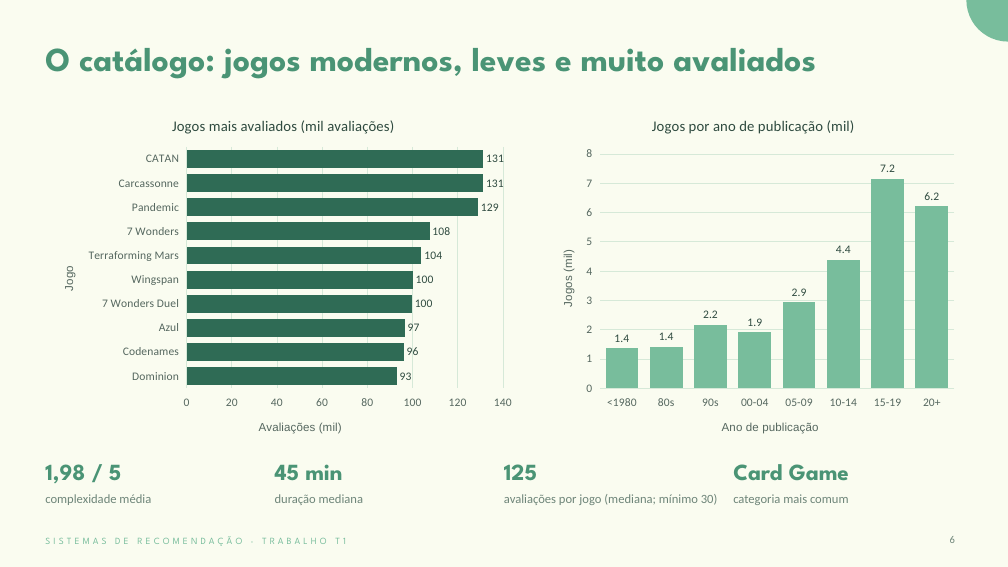
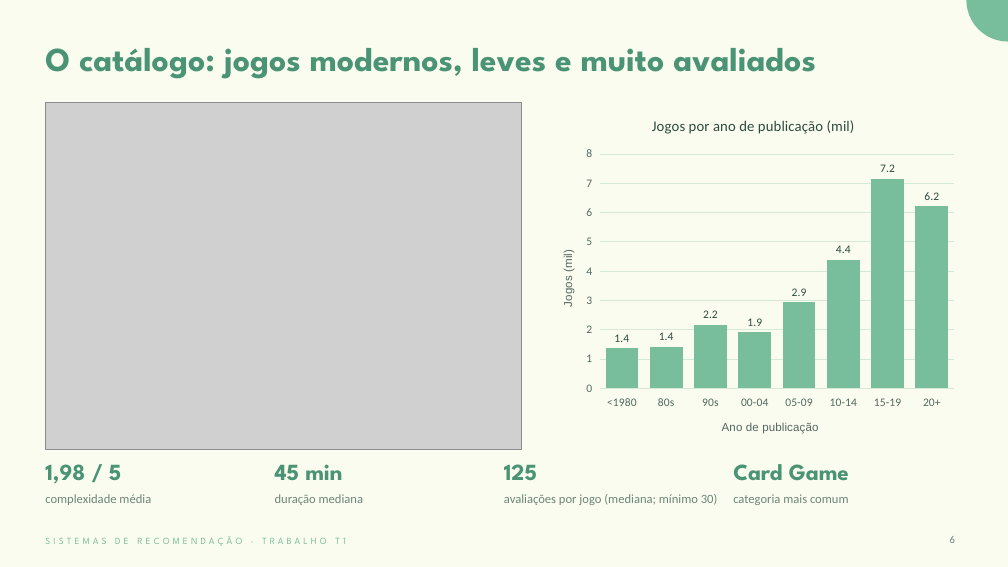
Before and after one commit to LucaWBohnenberger/Trabalho-Final-de-Recomendacao, a slide deck: slide 6 of apresentacao/recomendador-bgg.pptx. Drawn at 1008x567 pixels with LibreOffice and Linux fonts; fonts in the diff are those of the drawing; grey boxes stand for pictures. Boxes give left, top, right and bottom in pixels: in the first picture for what was removed or moved away, otherwise in the second. Text is boxed around its words. In the diff, an @@ line names an element or a change of style, - is before the commit and + after.

Commit message:
Troca o grafico de jogos mais avaliados do slide 6 por imagem

```diff
--- a/apresentacao/recomendador-bgg.pptx
+++ b/apresentacao/recomendador-bgg.pptx
@@ bar chart removed at [45, 102, 522, 450] @@
-title "Jogos mais avaliados (mil avaliações)"
-categories: Dominion, Codenames, Azul, 7 Wonders Duel, Wingspan, Terraforming Mars, 7 Wonders, Pandemic, Carcassonne, CATAN
-Series 1: 93, 96, 97, 100, 100, 104, 108, 129, 131, 131
@@ picture added at [45, 102, 522, 450] @@
```
